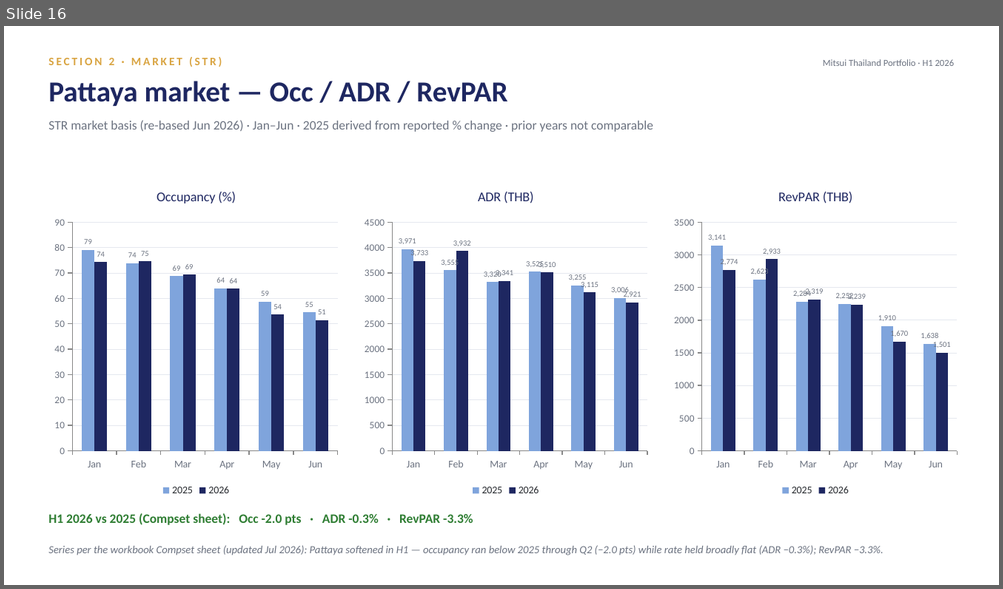
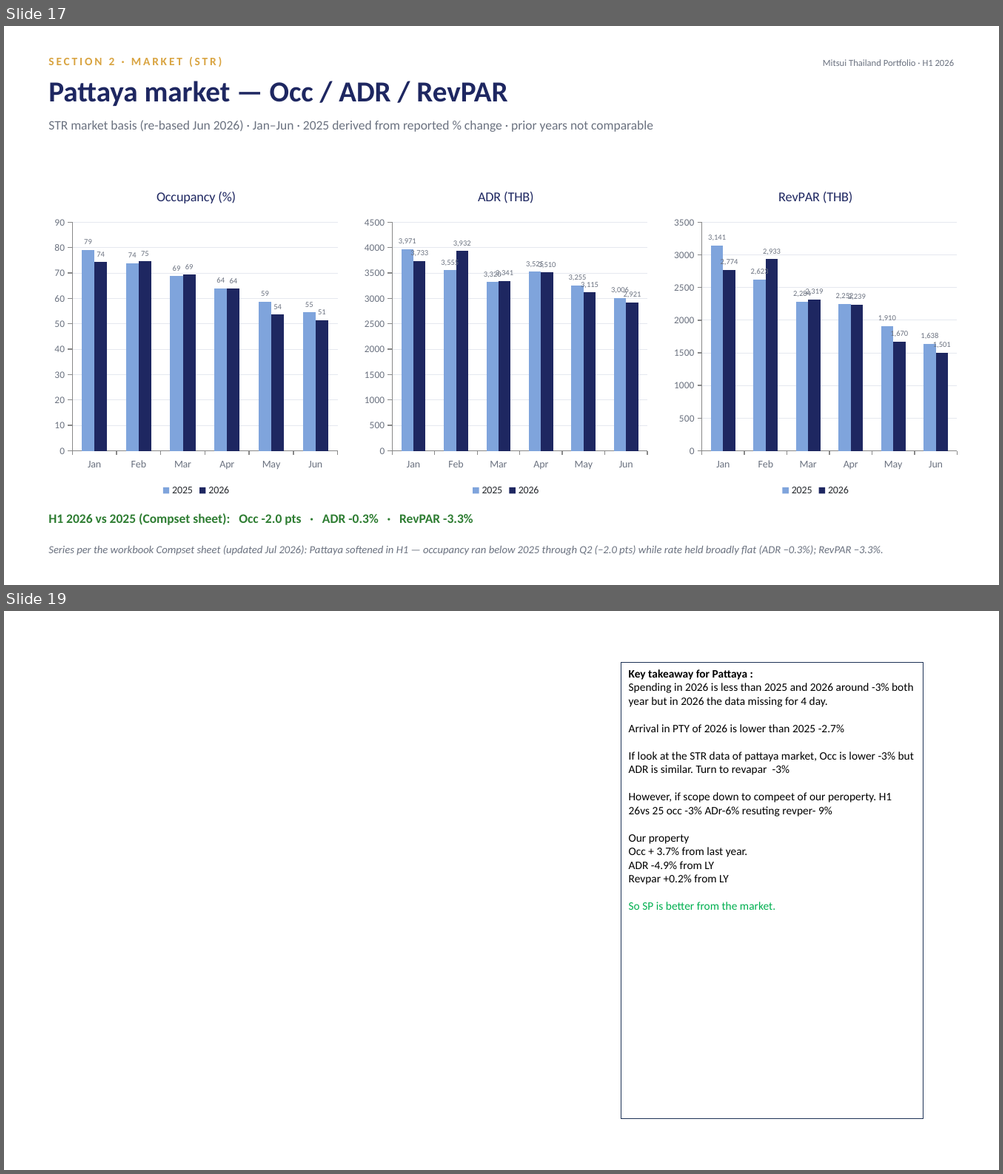
Before and after one commit to Chavin2543/mae-workspace, a slide deck: output/Portfolio_Performance_Report_H1-2026.pptx. Shown one above the other, each under a label of ours: slide 16 before the commit, slides 17 and 19 after it; the slides between them are not shown. The pictures are 1003x589 and 1003x1174 pixels, drawn with LibreOffice and Linux fonts; fonts in the diff are those of the drawing. Boxes give left, top, right and bottom in pixels: in the first picture for what was removed or moved away, otherwise in the second. Text is boxed around its words. In the diff, an @@ line names an element or a change of style, - is before the commit and + after.

```diff
--- a/output/Portfolio_Performance_Report_H1-2026.pptx
+++ b/output/Portfolio_Performance_Report_H1-2026.pptx
@@ slide 19 added at bbox=[4, 611, 999, 1170], background #FFFFFF @@
@@ rectangle added at bbox=[621, 663, 923, 1119], fill #FFFFFF, outline #1E3256 1 pt, 11 pt, text #000000 @@
+Key takeaway for Pattaya :
+Spending in 2026 is less than 2025 and 2026 around -3% both year but in 2026 the data missing for 4 day.
+Arrival in PTY of 2026 is lower than 2025 -2.7%
+If look at the STR data of pattaya market, Occ is lower -3% but ADR is similar. Turn to revapar -3%
+However, if scope down to compeet of our peroperty. H1 26vs 25 occ -3% ADr-6% resuting revper- 9%
+Our property
+Occ + 3.7% from last year.
+ADR -4.9% from LY
+Revpar +0.2% from LY
+So SP is better from the market.
@@ what was slide 16 is now slide 17 @@
```
Also in this commit, not shown: 6 slides changed, 2 other slides added.
